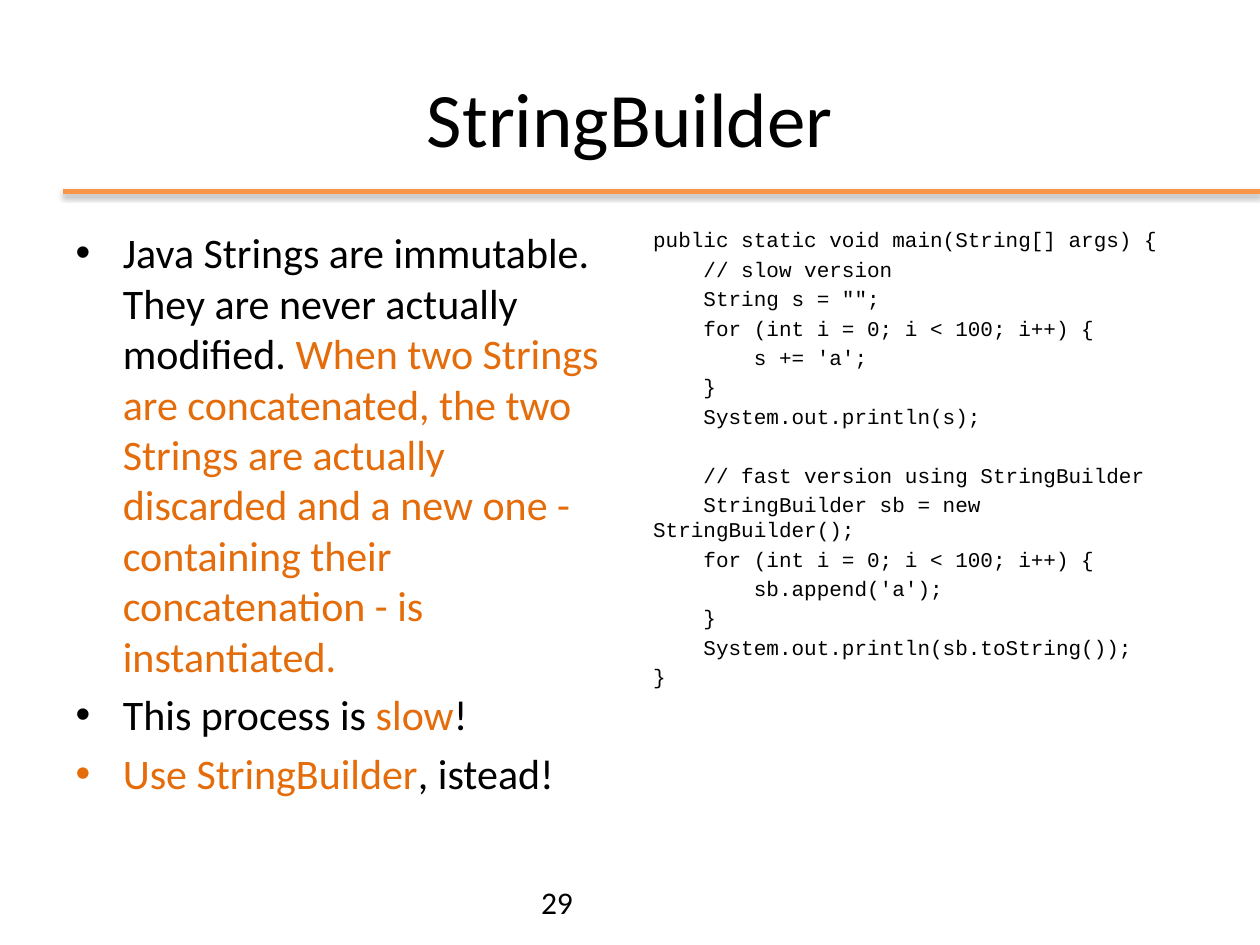
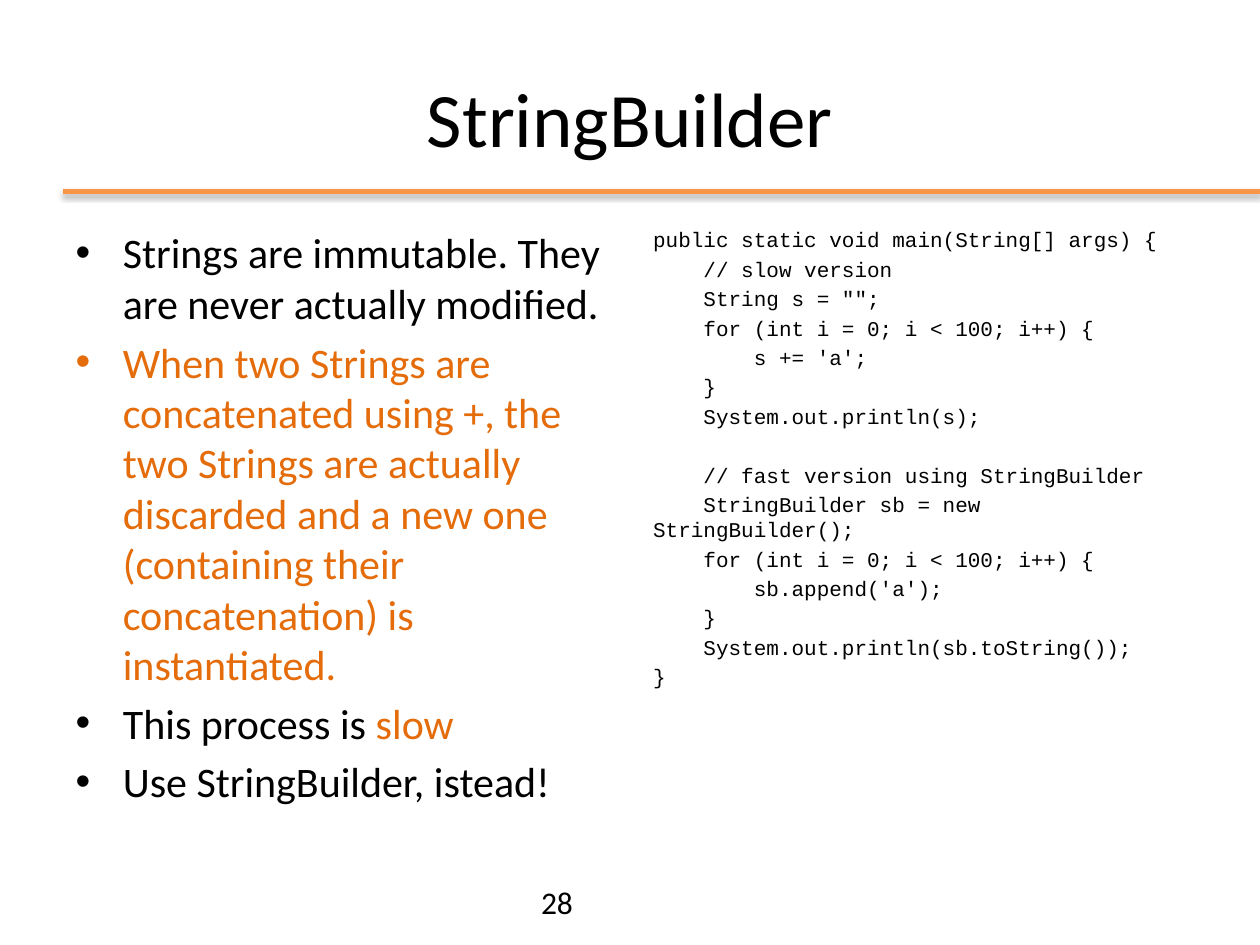
Before and after one commit to plctechnician/ooprogramming, a slide deck: slide 28 of java/slides/ppt/02 - Java Basics.pptx (slide 29 before the commit). Drawn at 1260x945 pixels with LibreOffice and Linux fonts; fonts in the diff are those of the drawing; background and template pictures are left out. Boxes give left, top, right and bottom in pixels: in the first picture for what was removed or moved away, otherwise in the second. Text is boxed around its words. In the diff, an @@ line names an element or a change of style, - is before the commit and + after.

```diff
--- a/java/slides/ppt/02 - Java Basics.pptx
+++ b/java/slides/ppt/02 - Java Basics.pptx
@@ text at (x1=123, y1=238, x2=600, y2=746): text changed @@
-• Java Strings are immutable. They are never actually modified. When two Strings are concatenated, the two Strings are actually discarded and a new one - containing their concatenation - is instantiated.
-• This process is slow!
+• Strings are immutable. They are never actually modified.
+• When two Strings are concatenated using +, the two Strings are actually discarded and a new one (containing their concatenation) is instantiated.
+• This process is slow
@@ text at (x1=123, y1=767, x2=550, y2=805): text colour #E46C0A to #000000 in "Use StringBuilder," @@
@@ page number at (x1=541, y1=892, x2=573, y2=915): text changed @@
-29
+28
```
Also in this commit, not shown: 13 other slides changed, 1 slide added, 2 slides removed, 1 other file.
